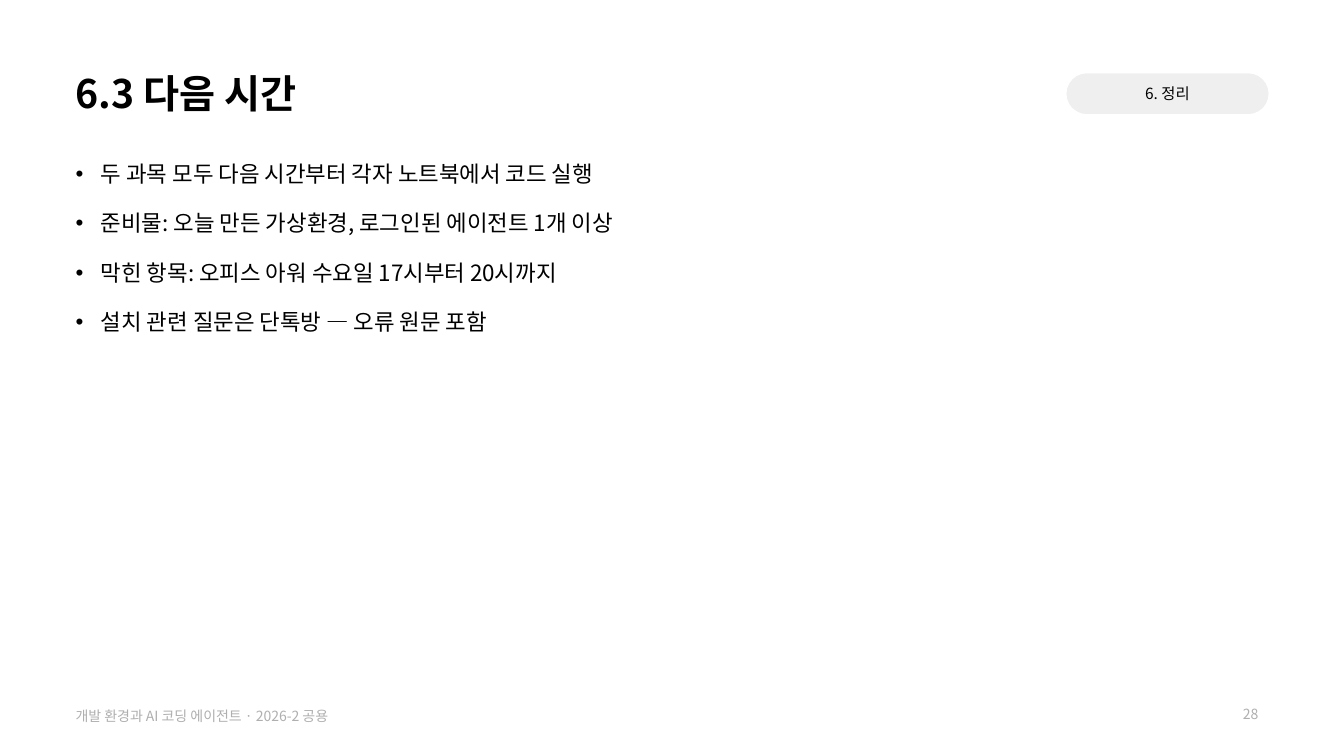
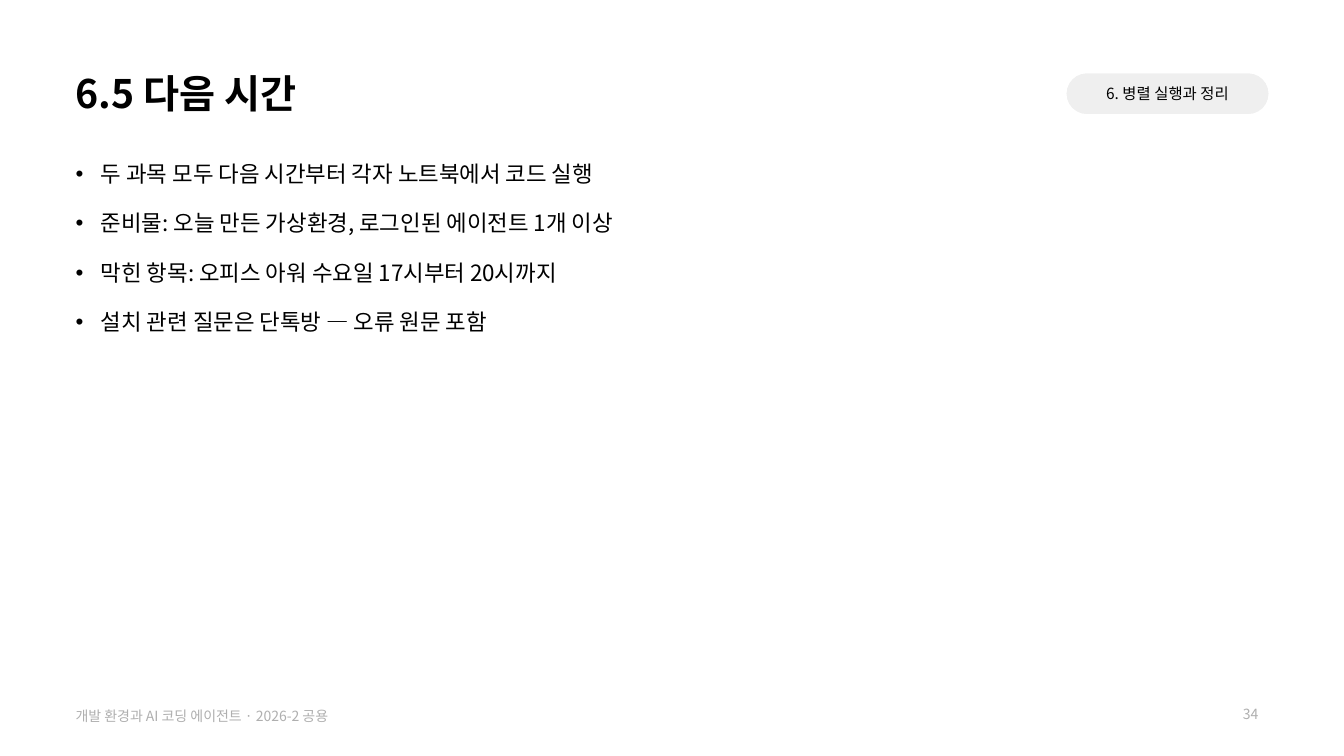
Before and after one commit to jihoyeo/smart-transport-logistics, a slide deck: slide 34 of slides/common/dev_env.pptx (slide 28 before the commit). Drawn at 1344x756 pixels with LibreOffice and Linux fonts; fonts in the diff are those of the drawing. Boxes give left, top, right and bottom in pixels: in the first picture for what was removed or moved away, otherwise in the second. Text is boxed around its words. In the diff, an @@ line names an element or a change of style, - is before the commit and + after.

```diff
--- a/slides/common/dev_env.pptx
+++ b/slides/common/dev_env.pptx
@@ title at (76,75,296,112): text changed @@
-6.3 다음 시간
+6.5 다음 시간
@@ text at (1106,86,1228,101): text changed @@
-6. 정리
+6. 병렬 실행과 정리
@@ page number at (1243,709,1259,719): text changed @@
-28
+34
```
Also in this commit, not shown: 11 other slides changed, 8 slides added, 2 slides removed, 4 other files.
